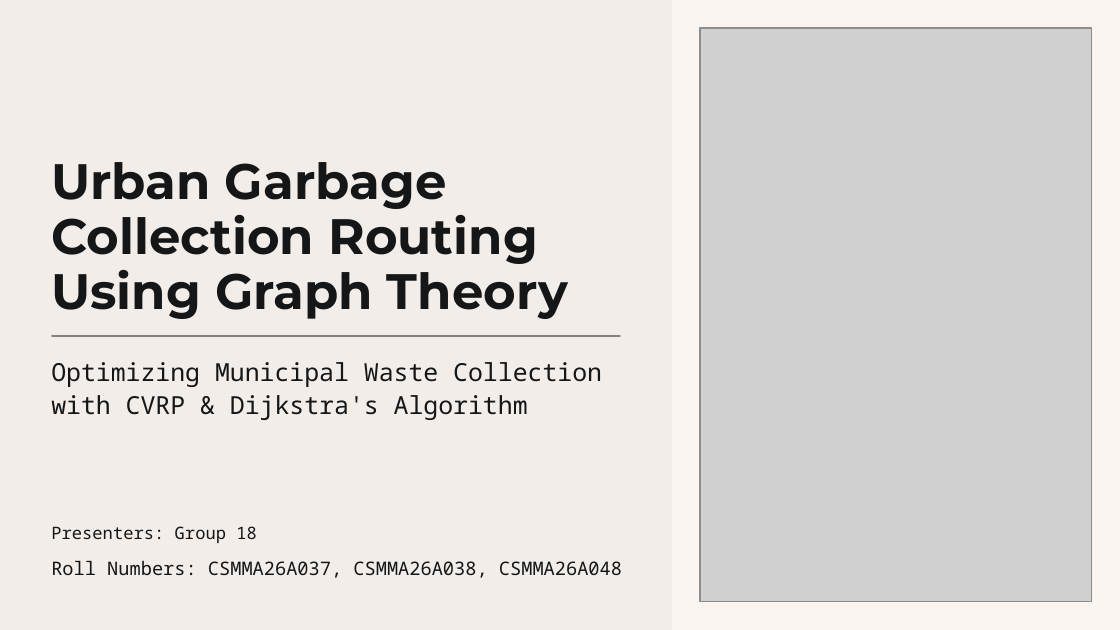
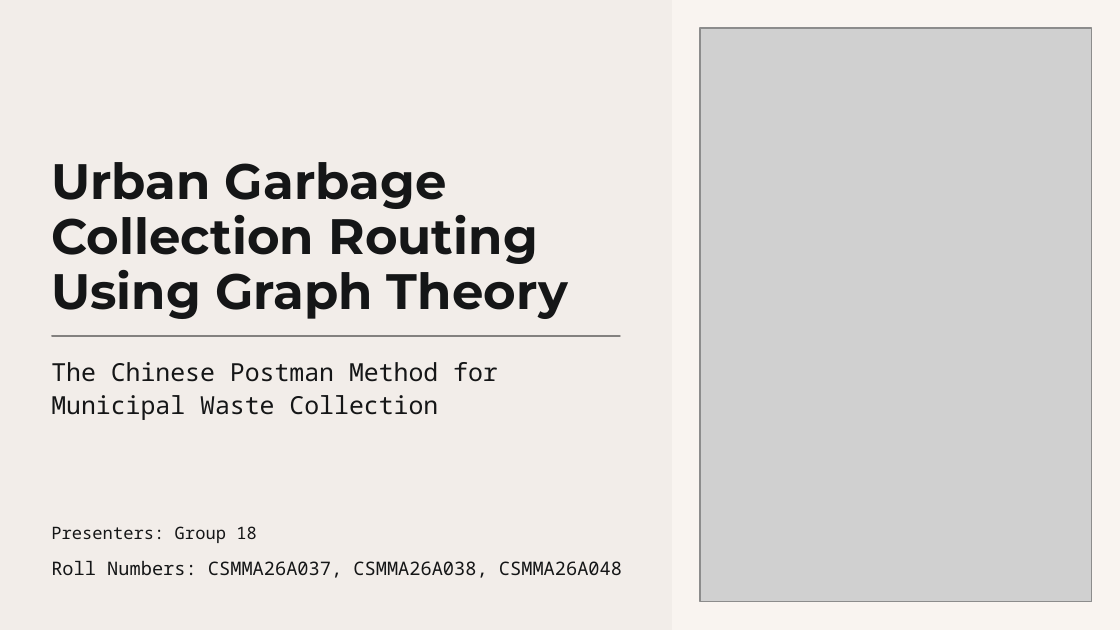
Before and after one commit to kapilupadh/Urban_Garbage_Collection_Routing, a slide deck: slide 1 of Data/Urban Garbage Collection GT.pptx. Drawn at 1120x630 pixels with LibreOffice and Linux fonts; fonts in the diff are those of the drawing; grey boxes stand for pictures; background and template pictures are left out. Boxes give left, top, right and bottom in pixels: in the first picture for what was removed or moved away, otherwise in the second. Text is boxed around its words. In the diff, an @@ line names an element or a change of style, - is before the commit and + after.

Commit message:
Implemented Chinese Postman routing and update dashboard

```diff
--- a/Data/Urban Garbage Collection GT.pptx
+++ b/Data/Urban Garbage Collection GT.pptx
@@ text at (51, 362, 498, 420): text changed @@
-Optimizing Municipal Waste Collection with CVRP & Dijkstra's Algorithm
+The Chinese Postman Method for Municipal Waste Collection
```
Also in this commit, not shown: 9 other slides changed, 28 other files.
